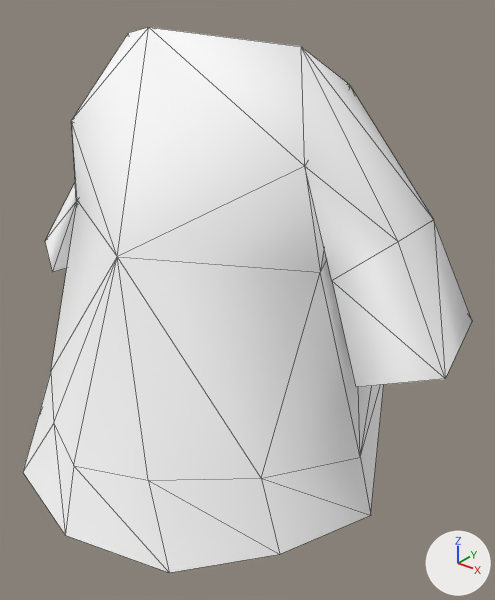
One commit to the glTF model public/3d/item/model__item__shop.ofs_2494_0/2494dress000_r.gltf: the scene before it, then after it.
The view is the same before and after, from a 50 mm camera at (0.897, -1.029, 1.702) aimed at (0.087, -0.016, 1.074). Arrows for +X, +Y and +Z are at lower right; the lights stay in place. The older version comes first. Mesh edges are drawn as thin lines.

Names of what the first picture shows: '2494dress000_r'.
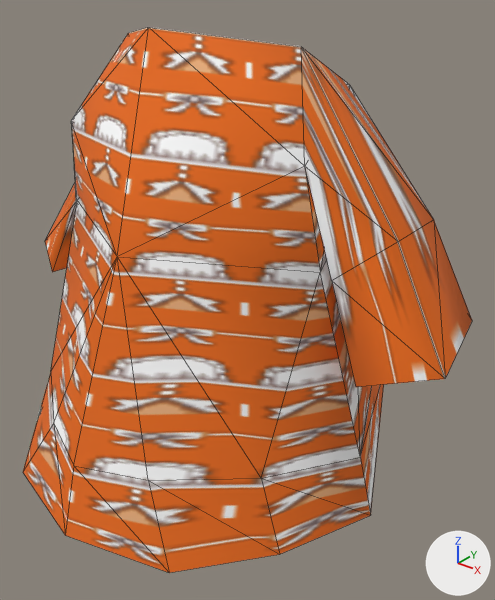
Location of each change, (x1, y1, x2, y2) in pixels of the pictures (495 x 600 px):
'2494dress000_r', surface changed (white to orange): (23, 27, 472, 573) in both

The change, as a list of edits to the scene's bpy script:
```text
Add img_c01_cloth_u:
    img_c01_cloth_u = load_image('c01_cloth_u', '_unpacked/c01_cloth_u', 32, 64, 'sRGB')
Change mat_c01_cloth_u:
    remove mat_c01_cloth_u.base_color = (1.0, 1.0, 1.0)  # white #ffffff
    add mat_c01_cloth_u.texture = img_c01_cloth_u
```
